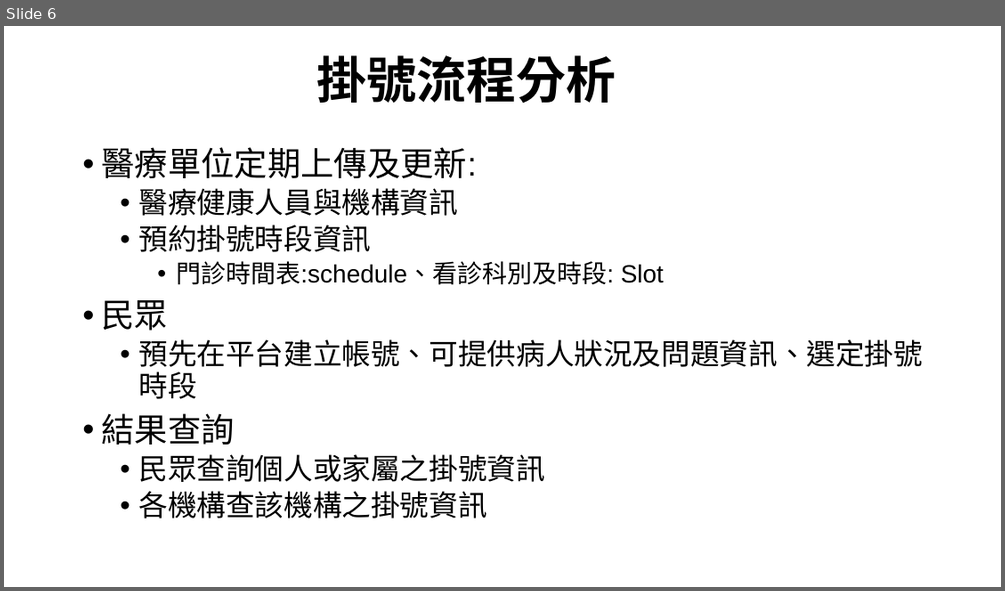
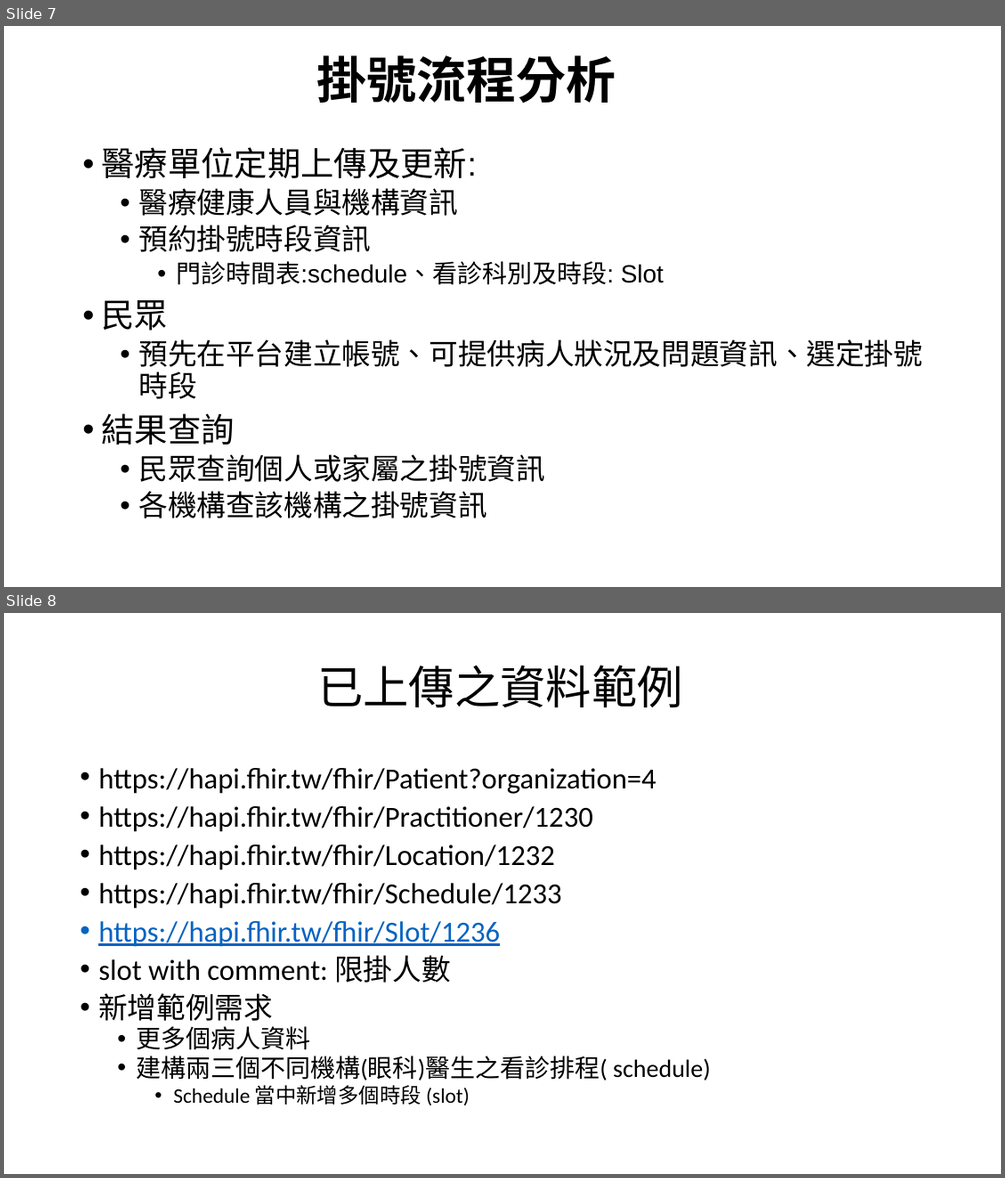
Before and after one commit to mos2718/FHIRspec, a slide deck: Spec/FHIR Appointment.pptx. Shown one above the other, each under a label of ours: slide 6 before the commit, slides 7 and 8 after it. The pictures are 1005x591 and 1005x1178 pixels, drawn with LibreOffice and Linux fonts; fonts in the diff are those of the drawing. Boxes give left, top, right and bottom in pixels: in the first picture for what was removed or moved away, otherwise in the second. Text is boxed around its words. In the diff, an @@ line names an element or a change of style, - is before the commit and + after.

```diff
--- a/Spec/FHIR Appointment.pptx
+++ b/Spec/FHIR Appointment.pptx
@@ slide 8 added at [4, 613, 1001, 1174], background #FFFFFF @@
@@ title added at [317, 665, 683, 707], 44 pt, text #000000 @@
+已上傳之資料範例
@@ text added at [98, 768, 711, 1105], 28 pt, text #000000 @@
+• https://hapi.fhir.tw/fhir/Patient?organization=4
+• https://hapi.fhir.tw/fhir/Practitioner/1230
+• https://hapi.fhir.tw/fhir/Location/1232
+• https://hapi.fhir.tw/fhir/Schedule/1233
+• https://hapi.fhir.tw/fhir/Slot/1236
+• slot with comment: 限掛人數
+• 新增範例需求
+  • 更多個病人資料
+  • 建構兩三個不同機構(眼科)醫生之看診排程( schedule)
+    • Schedule 當中新增多個時段 (slot)
@@ what was slide 6 is now slide 7 @@
```
Also in this commit, not shown: 4 slides changed, 3 other slides added, 3 other files.
